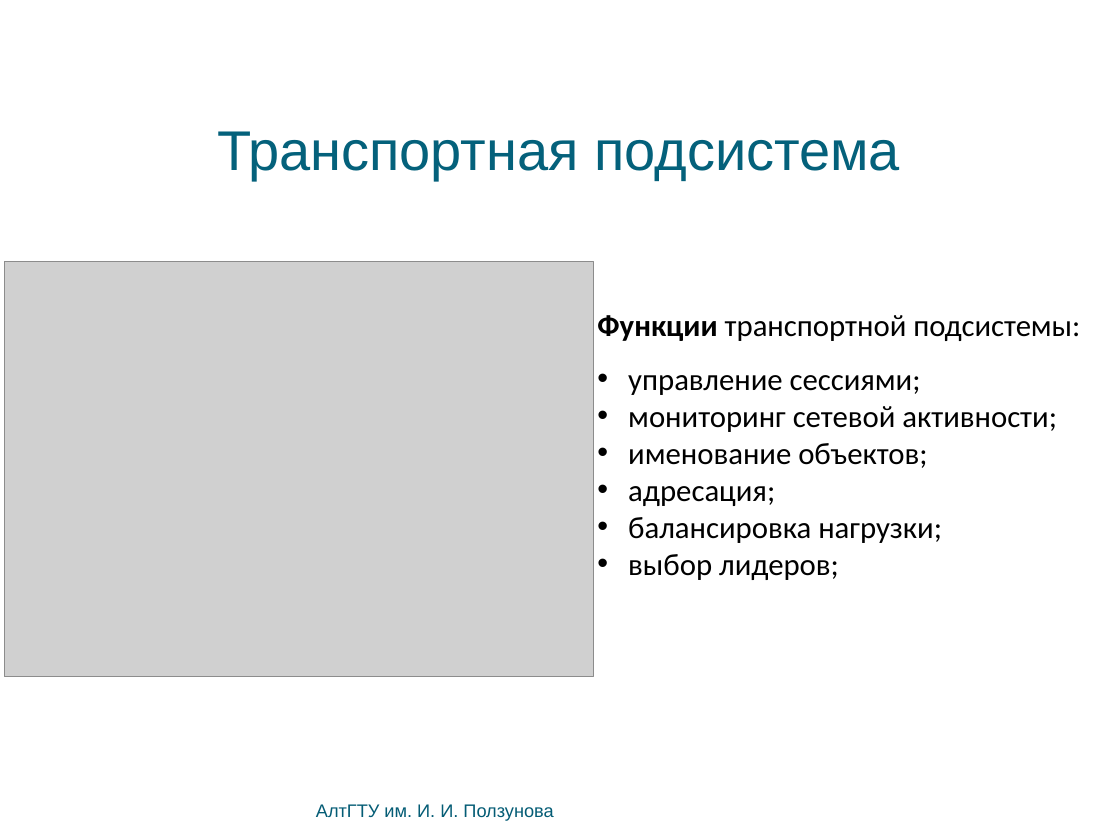
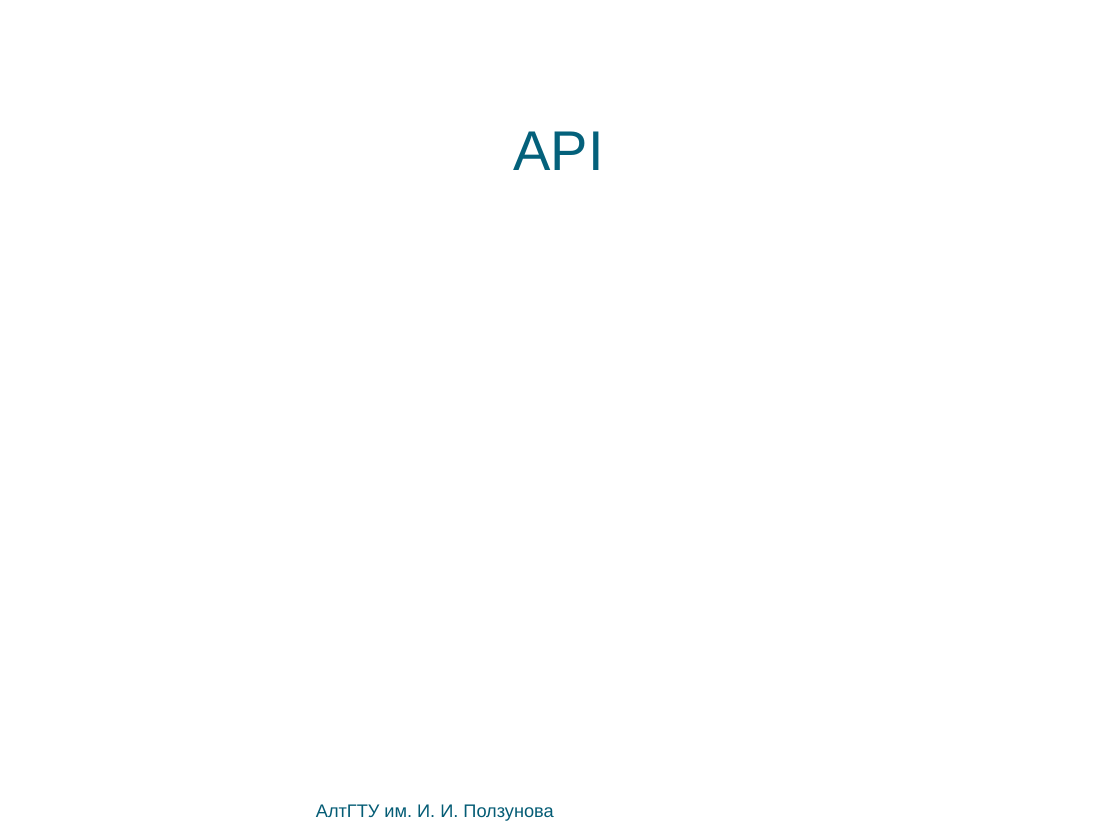
Before and after one commit to bluerain/snoopy, a slide deck: slide 10 of diploma/trunk/ppt/starovoitov.ppt (slide 9 before the commit). Drawn at 1120x840 pixels with LibreOffice and Linux fonts; fonts in the diff are those of the drawing; grey boxes stand for pictures; background and template pictures are left out. Boxes give left, top, right and bottom in pixels: in the first picture for what was removed or moved away, otherwise in the second. Text is boxed around its words. In the diff, an @@ line names an element or a change of style, - is before the commit and + after.

```diff
--- a/diploma/trunk/ppt/starovoitov.ppt
+++ b/diploma/trunk/ppt/starovoitov.ppt
@@ text at box(513, 131, 603, 170): text changed @@
-Транспортная подсистема
+API
@@ picture removed at box(4, 261, 593, 676) @@
@@ text removed at box(597, 315, 1080, 580) @@
-Функции транспортной подсистемы:
-• управление сессиями;
-• мониторинг сетевой активности;
-• именование объектов;
-• адресация;
-• балансировка нагрузки;
-• выбор лидеров;
```
Also in this commit, not shown: 4 other slides changed, 2 other files.
